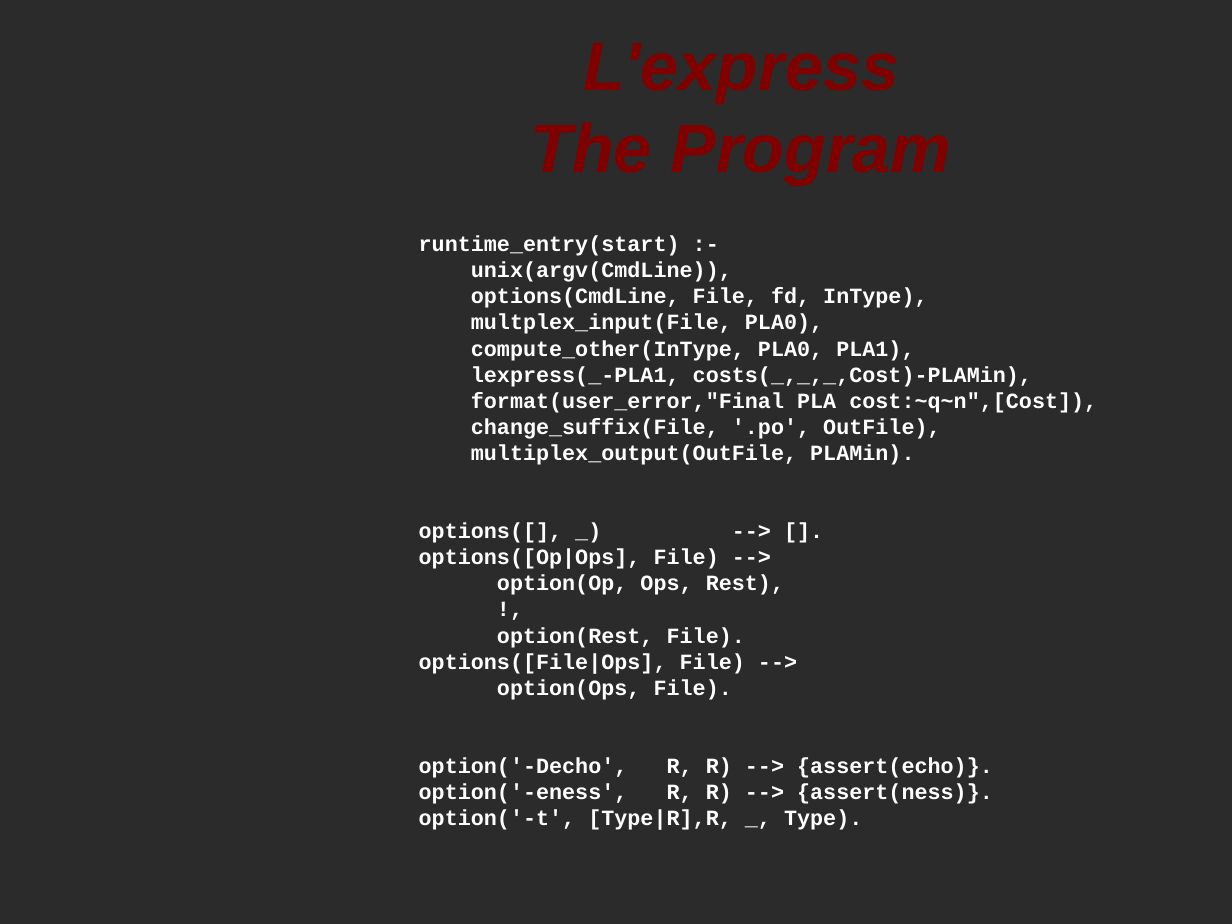
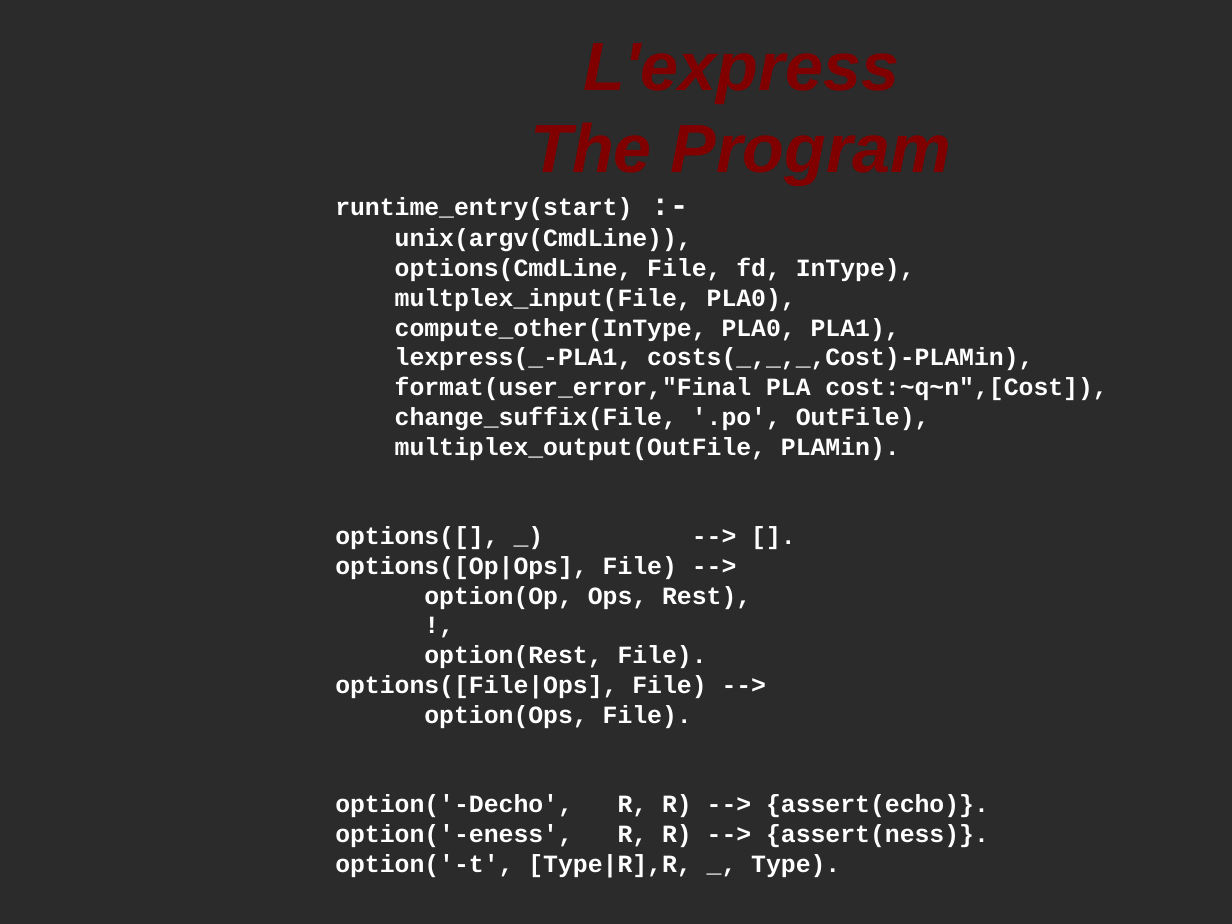
Before and after one commit to softwaresunday/Lexpress, a slide deck: slide 6 of doc/lepresentation.odp (slide 4 before the commit). Drawn at 1232x924 pixels with LibreOffice and Linux fonts; fonts in the diff are those of the drawing; background and template pictures are left out; a plain dark background stands for a picture behind light text. Boxes give left, top, right and bottom in pixels: in the first picture for what was removed or moved away, otherwise in the second. Text is boxed around its words. In the diff, an @@ line names an element or a change of style, - is before the commit and + after.

```diff
--- a/doc/lepresentation.odp
+++ b/doc/lepresentation.odp
@@ subtitle "runtime_entry(start) :-": place and size @@
-subtitle "runtime_entry(start) :-" at (419, 236, 1097, 830)
+subtitle "runtime_entry(start) :-" at (335, 197, 1107, 878)
@@ subtitle "runtime_entry(start) :-" at (335, 197, 1107, 878): size 14 to 16 pt; size 14 to 20 pt in ":-" @@
```
Also in this commit, not shown: 4 slides added.
